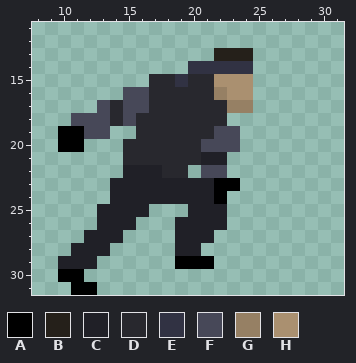
Two versions of one pixel-art sprite, Run/Run_0.png. That is the earlier state.
The file is 320x320 pixels, drawn in blocks of 10x10; one block is one cell here. Colours within 5 levels of each other are drawn and written as one. Shown: x 8..31, y 11..31.
Palette (. is transparent): A #000000  B #25201a  C #202027  D #28282e  E #313243  F #474858  G #968064  H #aa9070
Pixels before, first column x 10:
13 ............BBB
14 ..........EEEEE
15 .......DDEDDHHH
16 .....FFDDDDDGHH
17 ...FDFFDDDDDDGG
18 .FFFDFDDDDDDD..
19 AAFF..DDDDDDFF.
20 AA...DDDDDDFFF.
21 .....DDDDDDCC..
22 .....CCCDD.FF..
23 ....CCCCCCCCAA.
24 ....CCCCCCCCA..
25 ...CCCC...CCC..
26 ...CCC...CCCC..
27 ..CCC....CCC...
28 .CCC.....CC....
29 CCC......AAA...
30 AA.............
31 .AA............
The same view after the edit:
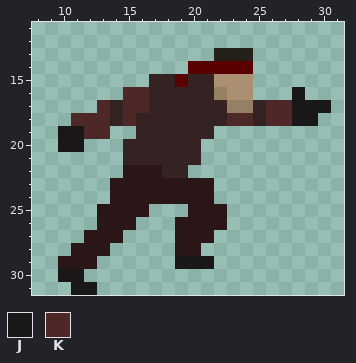
Colours new in this view: J #191717  K #4e2727
Difference:
colour C: #202027 -> #2a1616
colour D: #28282e -> #352222
colour E: #313243 -> #590000
y 16: x 15..16 FF -> KK; x 28 . -> J
y 17: x 13 F -> K; x 15..16 FF -> KK; x 25..30 ...... -> DKKJJJ
y 18: x 11..13 FFF -> KKK; x 15 F -> K; x 23..29 ....... -> KKDKKJJ
y 19: x 10..13 AAFF -> JJKK; x 22..23 FF -> ..
y 20: x 10..11 AA -> JJ; x 21..23 FFF -> ...
y 21: x 21..22 CC -> ..
y 22: x 21..22 FF -> ..
y 23: x 22..23 AA -> ..
y 24: x 22 A -> .
y 29: x 19..21 AAA -> JJJ
y 30: x 10..11 AA -> JJ
y 31: x 11..12 AA -> JJ
Where, in picture pixels (left, top, right, bottom), the same in both pictures:
changed: (58, 61, 331, 295)
